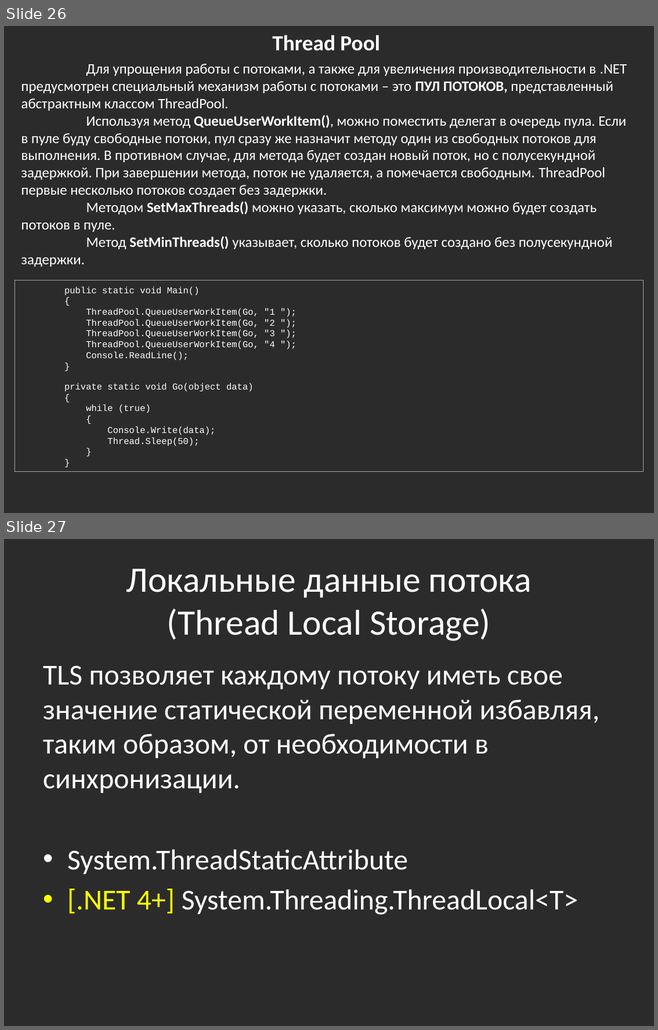
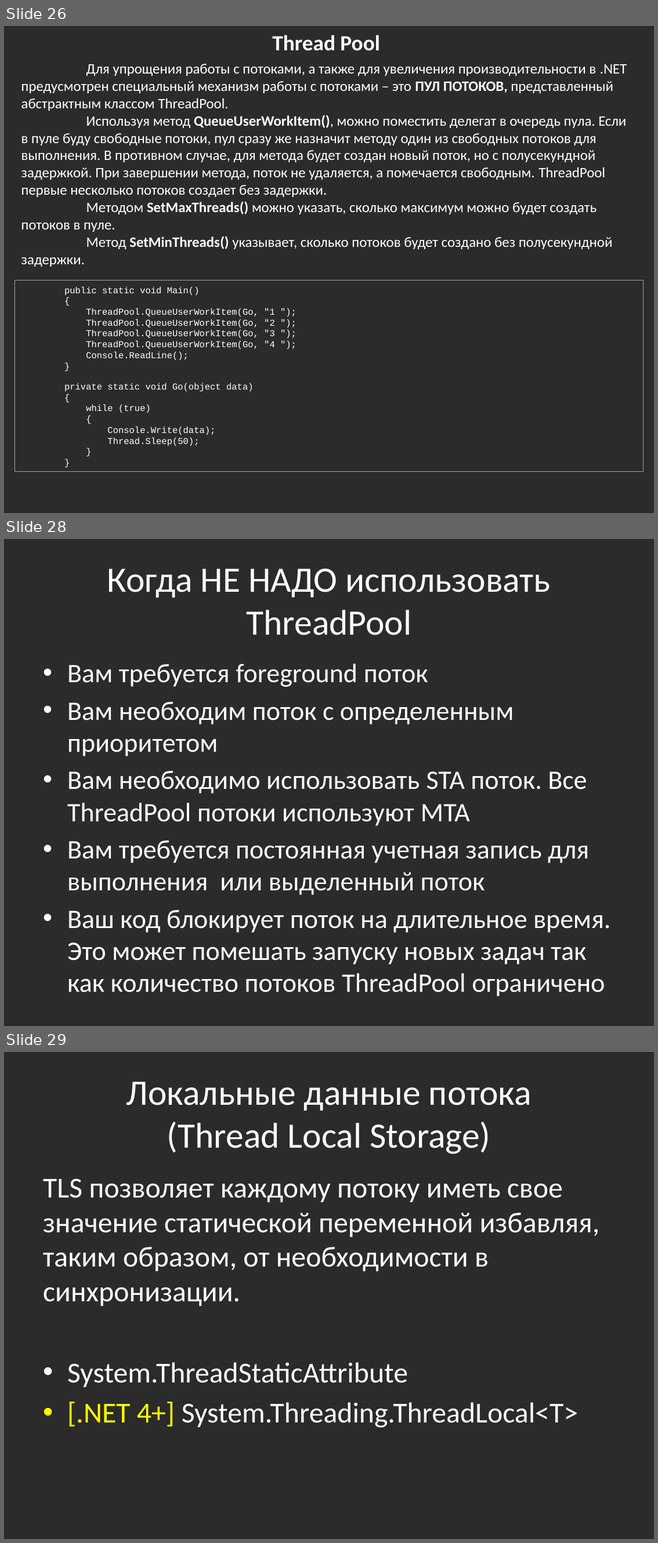
Before and after one commit to bazile/Training, a slide deck: Presentation/lesson-08-multithreading.pptx. Shown one above the other, each under a label of ours: slides 26 and 27 before the commit, slides 26, 28 and 29 after it; the slides between them are not shown. The pictures are 658x1030 and 658x1543 pixels, drawn with LibreOffice and Linux fonts; fonts in the diff are those of the drawing; background and template pictures are left out; a plain dark background stands for a picture behind light text. Boxes give left, top, right and bottom in pixels: in the first picture for what was removed or moved away, otherwise in the second. Text is boxed around its words. In the diff, an @@ line names an element or a change of style, - is before the commit and + after.

```diff
--- a/Presentation/lesson-08-multithreading.pptx
+++ b/Presentation/lesson-08-multithreading.pptx
@@ slide 28 added at [4, 539, 654, 1026], background picture (left out) @@
@@ title added at [107, 569, 550, 635], 39.6 pt, text #FFFFFF @@
+Когда НЕ НАДО использовать ThreadPool
@@ text added at [67, 664, 610, 997], 29.6 pt, text #FFFFFF @@
+• Вам требуется foreground поток
+• Вам необходим поток с определенным приоритетом
+• Вам необходимо использовать STA поток. Все ThreadPool потоки используют MTA
+• Вам требуется постоянная учетная запись для выполнения или выделенный поток
+• Ваш код блокирует поток на длительное время. Это может помешать запуску новых задач так как количество потоков ThreadPool ограничено
@@ what was slide 27 is now slide 29 @@
```
Also in this commit, not shown: 3 other slides added, 8 other files.
